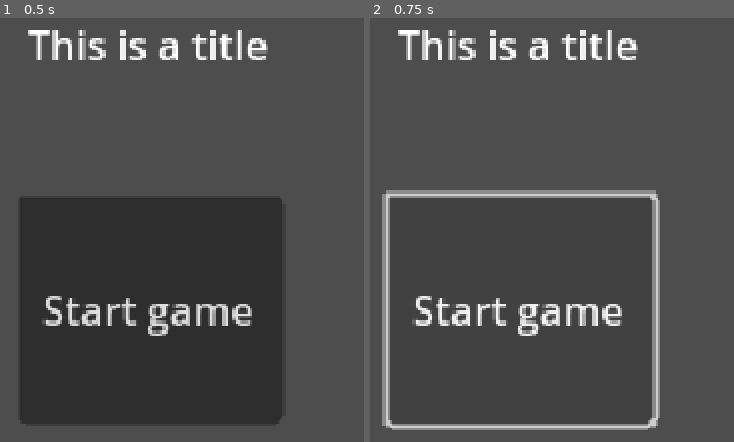
Above: before the commit, frames 1-2 (left to right).
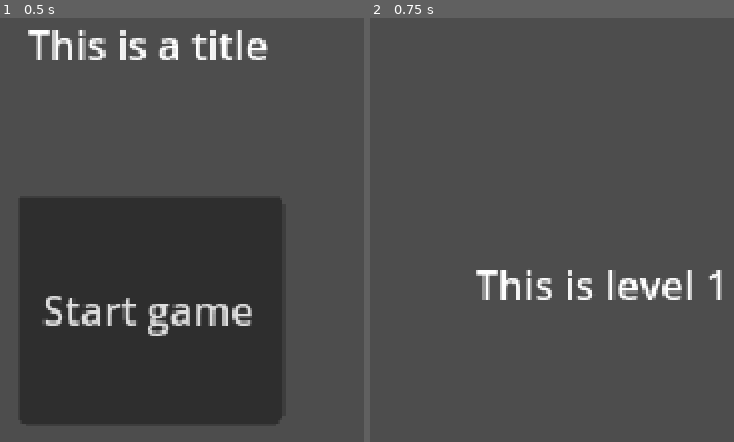
Above: after the commit, the same moments.

Repository: yndajas/ludum-dare-54
Game: Godot game, scene res://main_menu.tscn
Same seed, same stepped clock (60 frames per second), same inputs: the game is played once before the commit and once after it.
Inputs:
- Up to frame 1 (0.5 s): no input
- Up to frame 2 (0.75 s): click "Start game" at 0.5 s

Frame 1 is identical in both runs. In frame 2, 11% of the frame differs, in the area x 3-97%, y 2-98%.

Commit message:
Change to level 1 on "Start game" button pressed

Diff:
--- a/main_menu.gd
+++ b/main_menu.gd
@@ -12,4 +12,4 @@
 
 
 func _on_button_pressed() -> void:
-	pass # Replace with function body.
+	get_tree().change_scene_to_file("res://level_1.tscn")
